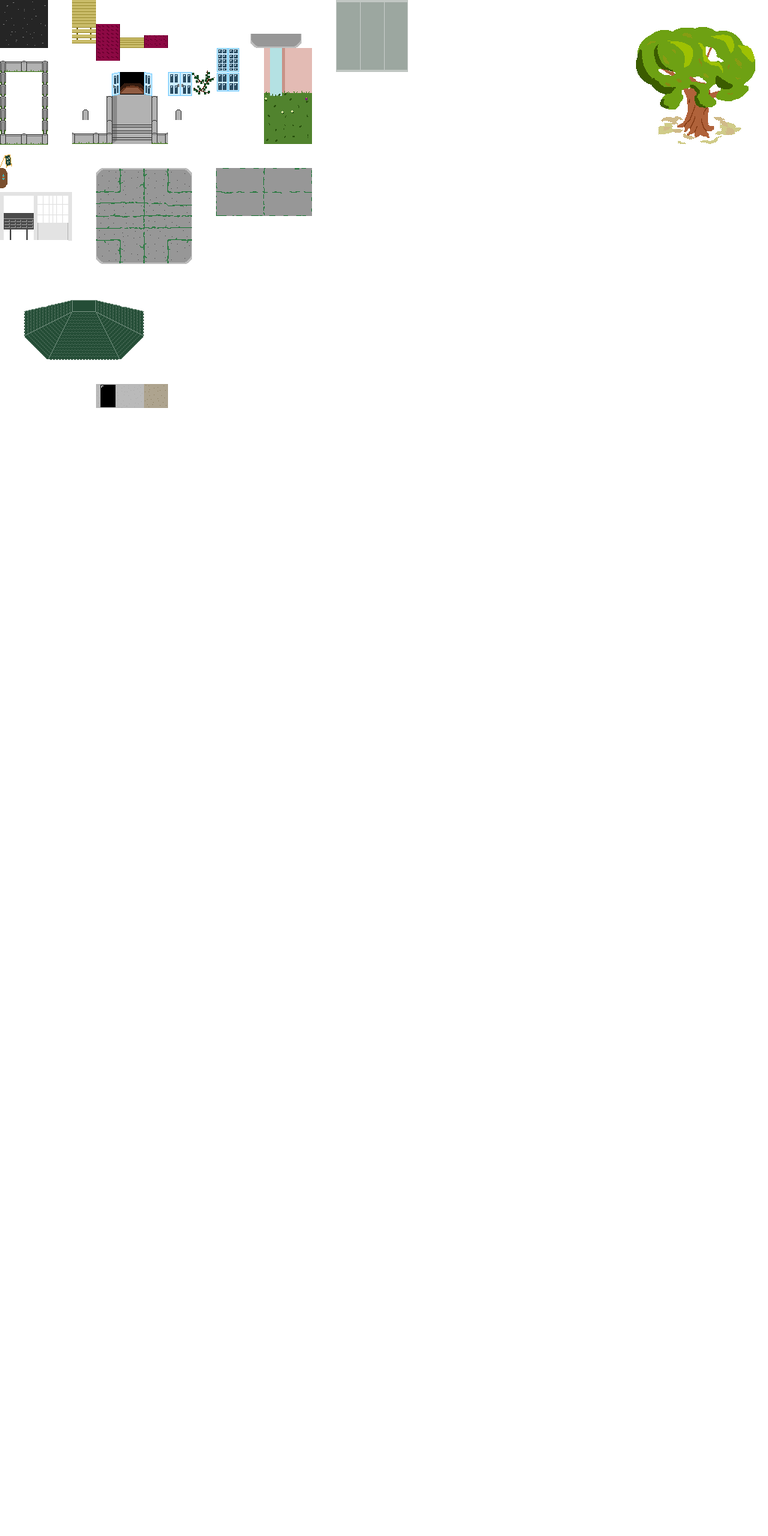
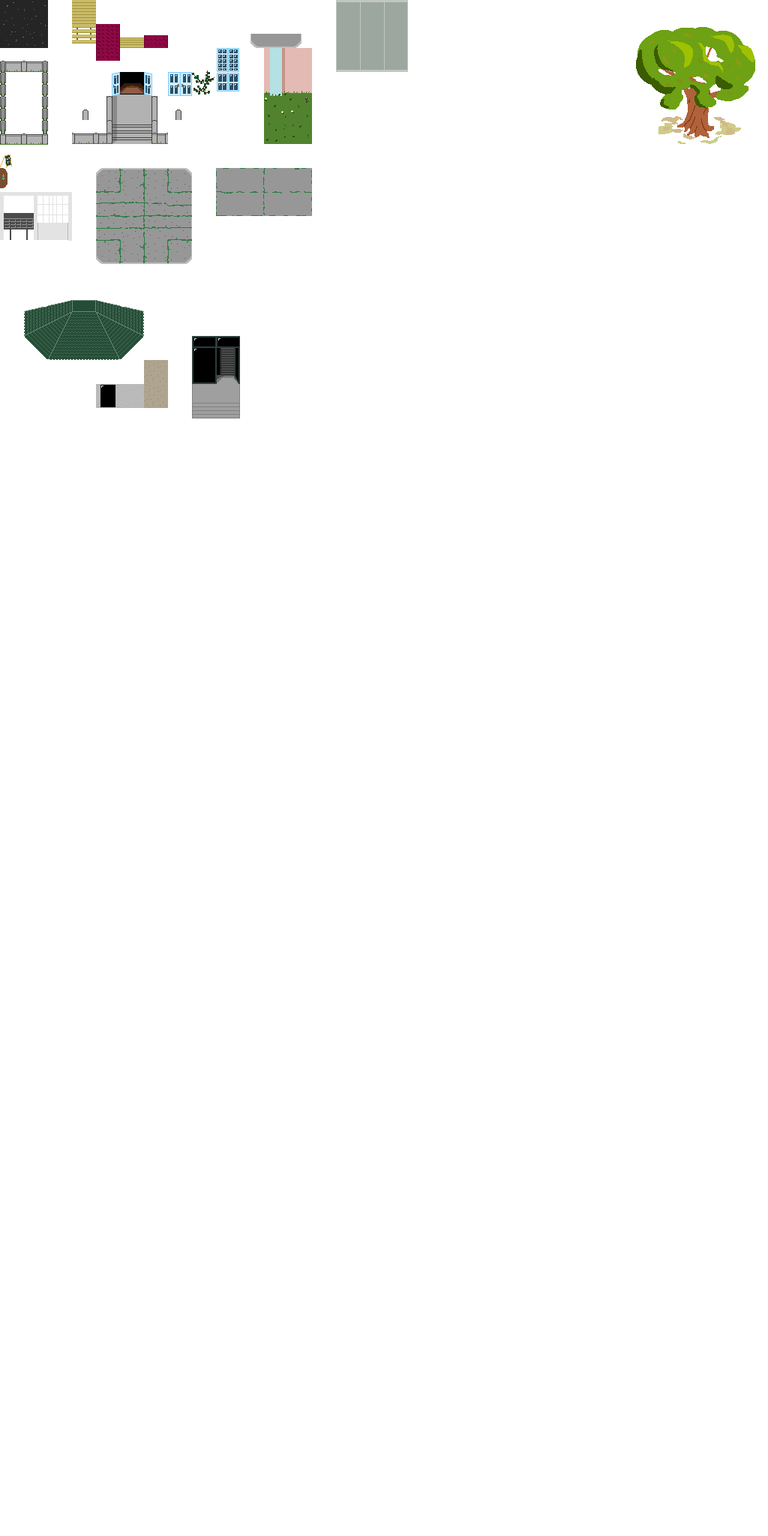
Two versions of the same layered image (768 × 1536). Layer-by-layer changes:
painted on "asphalt" over [143,335,240,419]
painted on "walls" over [143,335,240,419]
painted on "pavement" over [143,335,240,419]
painted on "roofs" over [143,335,240,419]
painted on "stairs, doors, fences" over [143,335,240,419]
added layer "doors stairs" in group "haus b" over [143,335,240,419]
painted on "ecce" over [143,335,240,419]
